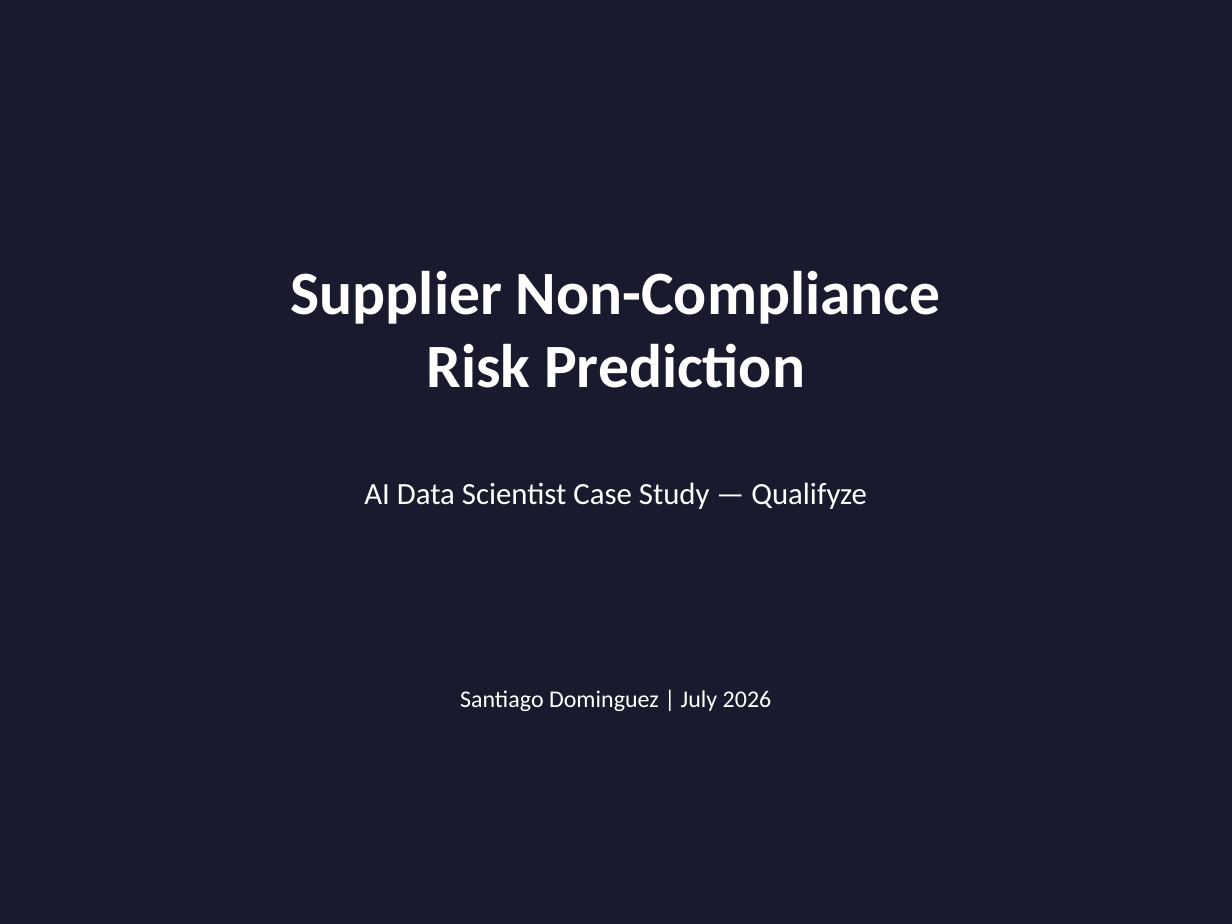
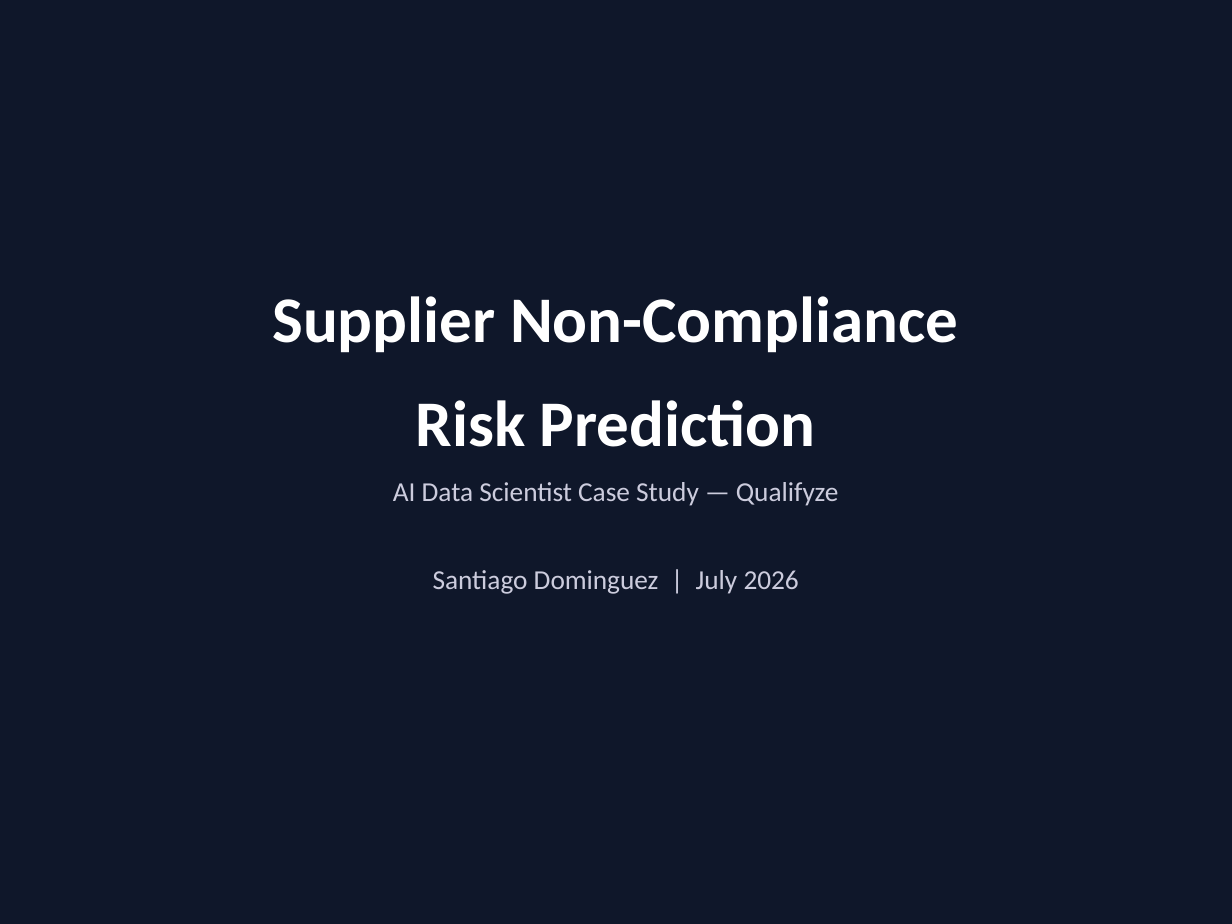
Before and after one commit to santiago-dc/qualifyze-case-study, a slide deck: slide 1 of reports/presentation.pptx. Drawn at 1232x924 pixels with LibreOffice and Linux fonts; fonts in the diff are those of the drawing. Boxes give left, top, right and bottom in pixels: in the first picture for what was removed or moved away, otherwise in the second. Text is boxed around its words. In the diff, an @@ line names an element or a change of style, - is before the commit and + after.

Commit message:
Update docs and improve presentation design (#3)

```diff
--- a/reports/presentation.pptx
+++ b/reports/presentation.pptx
@@ background #1A1A2E to #0F172A @@
@@ text at [272,296,958,447]: text changed; size 36 to 38 pt @@
-Supplier Non-Compliance
-Risk Prediction
+Supplier Non-Compliance
+Risk Prediction
@@ text at [393,482,839,506]: size 18 to 16 pt, text colour #FFFFFF to #CCCCDD in "AI Data Scientist Case Study — Qualifyze"; more space between paragraphs @@
@@ text at [433,570,799,594]: paragraph added @@
+Santiago Dominguez | July 2026
@@ text removed at [460,690,772,711] @@
-Santiago Dominguez | July 2026
```
Also in this commit, not shown: 4 other slides changed, 13 slides added, 10 slides removed, 3 other files.
